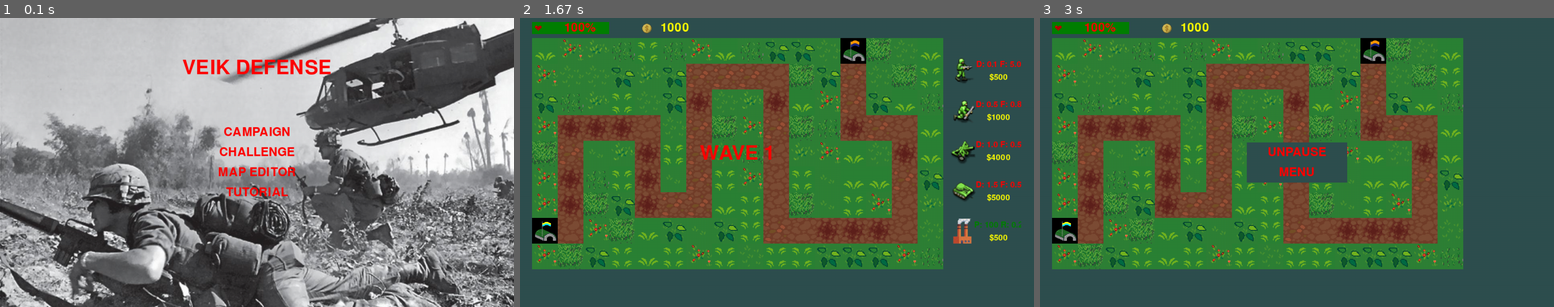
Above: before the commit, frames 1-3 (left to right).
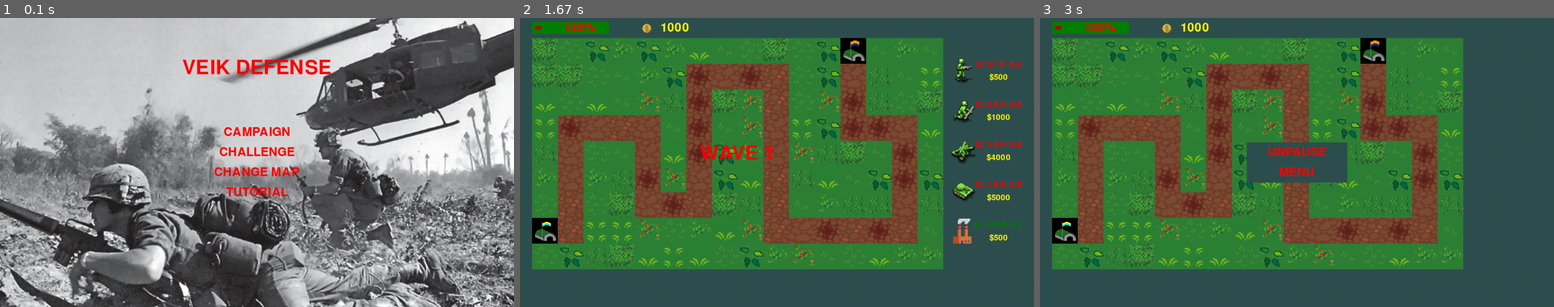
Above: after the commit, the same moments.

Repository: Eric-Guerra-Ribeiro/veik-defense
Game: pygame game, started from main.py
Same seed, same stepped clock (60 frames per second), same inputs: the game is played once before the commit and once after it.
Inputs (mouse positions are in pixels of both pictures, inside the frame that each line leads up to):
- Up to frame 1 (0.1 s): no input
- Up to frame 2 (1.67 s): click (777, 162) at 0.38 s; click (653, 165) at 0.72 s
- Up to frame 3 (3 s): tap Space at 2, 2.4, 2.7 s

The runs differ from the first frame. In frame 1, 0.3% of the frame differs, in the area x 41-59%, y 51-55%; in frame 2, 11%, in the area x 2-83%, y 6-87%; in frame 3, 10%.

Commit message:
Improve map system

Diff:
--- a/art.py
+++ b/art.py
@@ -148,6 +148,9 @@
         """
         Draws all elements in screen.
         """
+        if self.game.changed_map:
+            self.game.changed_map = False
+            self.map_img = self.make_map_surface(self.game.get_map())
         self.screen.fill(pgc.DARK_SLATE_GRAY)
         if self.game.game_state == enums.GameState.GRACE_PERIOD:
             self.draw_playing()
--- a/battlefieldmap.py
+++ b/battlefieldmap.py
@@ -1,3 +1,5 @@
+import json
+
 import enums
 import gameconstants as gc
 import utils
@@ -7,21 +9,15 @@
     """
     Map of the battlefield.
     """
-    def __init__(self):
+    def __init__(self, map_json):
         self.width = gc.MAP_WIDTH
         self.height = gc.MAP_HEIGHT
-        # Default map grid for now
-        # TODO Improve this
-        paths_pos = [
-            (7, 1), (6, 1), (5, 1), (4, 1), (3, 1), (3, 2), (3, 3), (3, 4),
-            (4, 4), (5, 4), (6, 4), (6, 5), (6, 6), (5, 6), (4, 6), (3, 6),
-            (2, 6), (1, 6), (1, 7), (1, 8), (1, 9), (2, 9), (3, 9), (4, 9),
-            (5, 9), (6, 9), (7, 9), (7, 10), (7, 11), (7, 12), (7,12), (7,13),
-            (7, 14), (6, 14), (5, 14), (4, 14), (3, 14), (3, 13), (3, 12), (2, 12), (1, 12)
-        ]
-        self.ally_camp_pos = (0, 12)
+        with open(map_json, "r") as json_file:
+            map_dict = json.load(json_file)
+        paths_pos = map_dict["paths"]
+        self.ally_camp_pos = tuple(map_dict["ally_camp"])
         self.ally_camp = AllyCamp(self.ally_camp_pos)
-        self.enemy_camp_pos = (7, 0)
+        self.enemy_camp_pos = tuple(map_dict["enemy_camp"])
 
         self.grid = [self.width*[enums.Terrain.GRASS] for _ in range(self.height)]
         self.is_cell_empty = [self.width*[True] for _ in range(self.height)]
--- a/gamecontroller.py
+++ b/gamecontroller.py
@@ -1,3 +1,5 @@
+import pathlib
+
 import battlefieldmap
 from gameconstants import BASE_RESOURCE
 import unit
@@ -12,12 +14,14 @@
     """
 
     def __init__(self):
+        self.selected_map = 0
+        self.n_maps = sum(1 for _ in pathlib.Path("maps/").glob("*"))
         self.reset()
 
 
     def reset(self):
         self.running = True
-        self.bf_map = battlefieldmap.BattleFieldMap()
+        self.bf_map = battlefieldmap.BattleFieldMap(f"maps/map{self.selected_map}.json")
         self.units = []
         self.towers = []
         self.resource_factories = []
@@ -25,6 +29,7 @@
         self.resources = BASE_RESOURCE
         self._game_state = enums.GameState.MENU
         self.waves = None
+        self.changed_map = True
 
     def run(self):
         if (self._game_state == enums.GameState.PLAYING
@@ -115,3 +120,11 @@
         Unpause the game
         """
         self._game_state = self.past_state
+
+    def next_map(self):
+        """
+        Selects next map
+        """
+        self.selected_map += 1
+        if self.selected_map >= self.n_maps:
+            self.selected_map = 0
--- a/inputs.py
+++ b/inputs.py
@@ -99,8 +99,8 @@
                        (pgc.MENU_BUTTON_WIDTH, pgc.MENU_BUTTON_HEIGHT), art.menu_button_content("CHALLENGE"),
                        lambda _game: utils.begin_challenge(_game), game),
                 Button(((pgc.WINDOW_WIDTH - pgc.MENU_BUTTON_WIDTH)/2, pgc.WINDOW_HEIGHT/2 + 0*pgc.MENU_BUTTON_HEIGHT),
-                       (pgc.MENU_BUTTON_WIDTH, pgc.MENU_BUTTON_HEIGHT), art.menu_button_content("MAP EDITOR"),
-                       lambda _game: None, game),
+                       (pgc.MENU_BUTTON_WIDTH, pgc.MENU_BUTTON_HEIGHT), art.menu_button_content("CHANGE MAP"),
+                       lambda _game: gamecontroller.GameController.next_map(_game), game),
                 Button(((pgc.WINDOW_WIDTH - pgc.MENU_BUTTON_WIDTH)/2, pgc.WINDOW_HEIGHT/2 + 1*pgc.MENU_BUTTON_HEIGHT),
                        (pgc.MENU_BUTTON_WIDTH, pgc.MENU_BUTTON_HEIGHT), art.menu_button_content("TUTORIAL"),
                        lambda _game: utils.begin_tutorial(_game), game)
--- a/main.py
+++ b/main.py
@@ -10,19 +10,6 @@
     """
     Main function for the Veik Defense game, including its main loop.
     """
-
-    def show_go_screen():
-        arts.draw_game_over()
-        waiting = True
-        while waiting:
-            clock.tick(pgc.FREQUENCY)
-            for event in pygame.event.get():
-                if event.type == pygame.QUIT:
-                    pygame.quit()
-                if event.type == pygame.KEYUP:
-                    waiting = False
-
-
     pygame.init()
     pygame.display.set_caption("Veik Defense")
     clock = pygame.time.Clock()
--- /dev/null
+++ b/maps/map0.json
@@ -0,0 +1,11 @@
+{
+    "paths" : [
+        [7, 1], [6, 1], [5, 1], [4, 1], [3, 1], [3, 2], [3, 3], [3, 4],
+        [4, 4], [5, 4], [6, 4], [6, 5], [6, 6], [5, 6], [4, 6], [3, 6],
+        [2, 6], [1, 6], [1, 7], [1, 8], [1, 9], [2, 9], [3, 9], [4, 9],
+        [5, 9], [6, 9], [7, 9], [7, 10], [7, 11], [7, 12], [7,12], [7,13],
+        [7, 14], [6, 14], [5, 14], [4, 14], [3, 14], [3, 13], [3, 12], [2, 12], [1, 12]
+    ],
+    "ally_camp" : [0, 12],
+    "enemy_camp" : [7, 0]
+}
--- /dev/null
+++ b/maps/map1.json
@@ -0,0 +1,8 @@
+{
+    "paths" : [
+        [4, 1], [4, 2], [4, 3], [4, 4], [4, 5], [4, 6], [4, 7], [4, 8], [4, 9], [4, 10],
+        [4, 11], [4, 12], [4, 13], [4, 14]
+    ],
+    "ally_camp" : [4, 15],
+    "enemy_camp" : [4, 0]
+}
